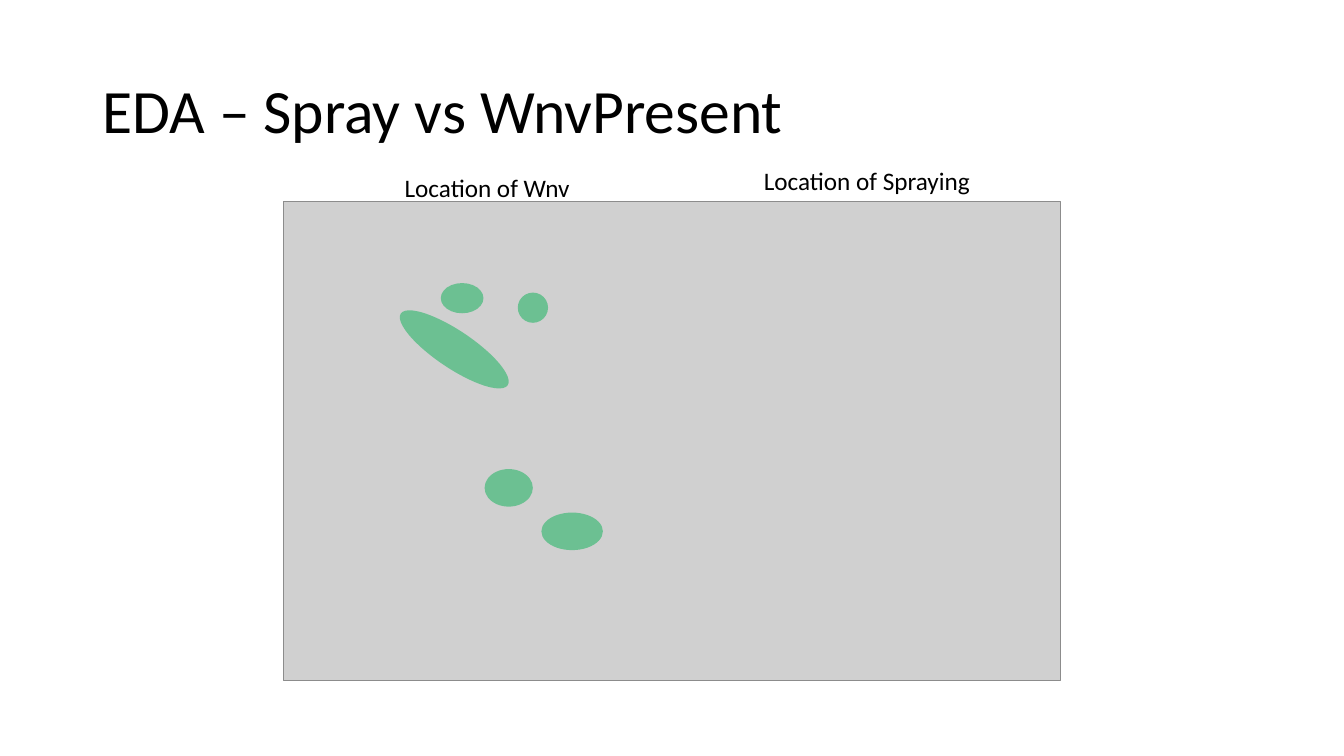
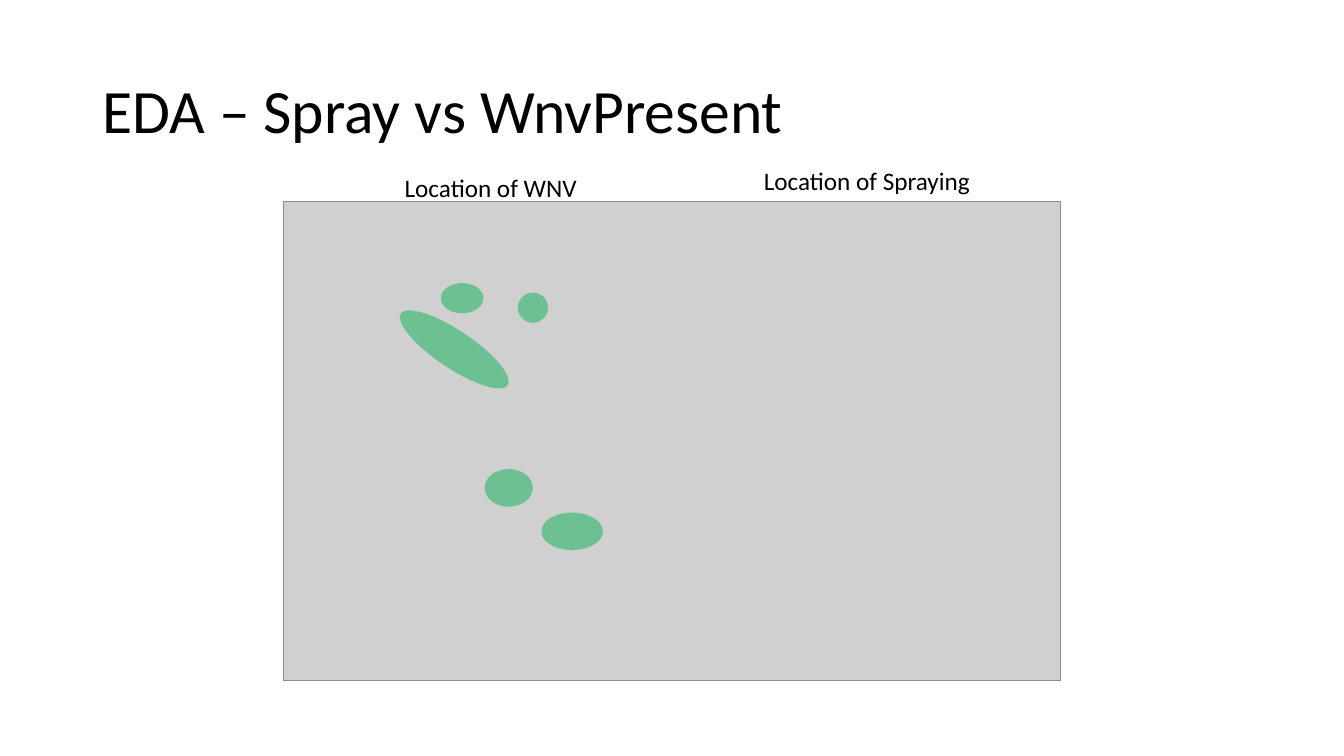
Before and after one commit to ngwtl/DSI-SG-24-projects, a slide deck: slide 6 of project_4/project-4-presentation.pptx. Drawn at 1344x756 pixels with LibreOffice and Linux fonts; fonts in the diff are those of the drawing; grey boxes stand for pictures. Boxes give left, top, right and bottom in pixels: in the first picture for what was removed or moved away, otherwise in the second. Text is boxed around its words. In the diff, an @@ line names an element or a change of style, - is before the commit and + after.

```diff
--- a/project_4/project-4-presentation.pptx
+++ b/project_4/project-4-presentation.pptx
@@ text at box(405, 179, 577, 203): text changed @@
-Location of Wnv
+Location of WNV
```
Also in this commit, not shown: 10 other slides changed, 58 other files.
